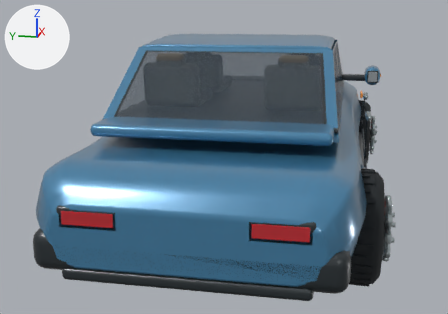
What one commit did to the glTF model ai_builder/static/models/city-sedan-v1.glb.
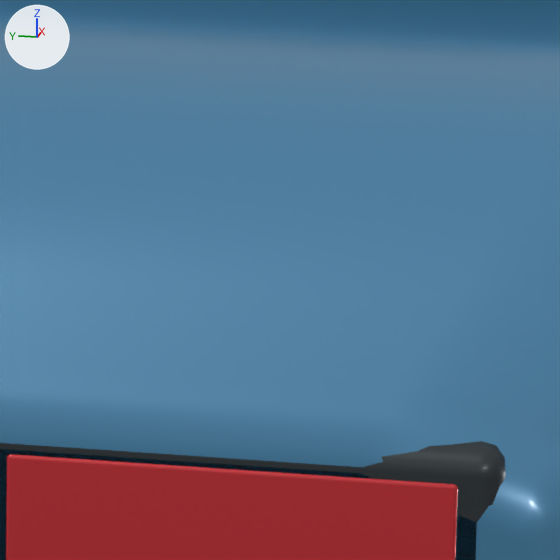
The first picture shows the older version from a 50 mm lens placed at (-5.11, -0.77, 1.73), pointed at (-0.11, 0.23, 0.48). The close-ups show the older and then the newer version on the part from 56% to 72% of the width and 52% to 76% of the height of that picture. Only the edits that show in the close-ups are written down. Lighting does not change. The marker at upper left points along +X, +Y and +Z. Where no turn or scale is listed for an object, it has been applied to the vertices.

Names of what the first close-up shows: 'Adaptive brake light', 'Sculpted one-piece painted body', 'Tail lamp dark surround'.
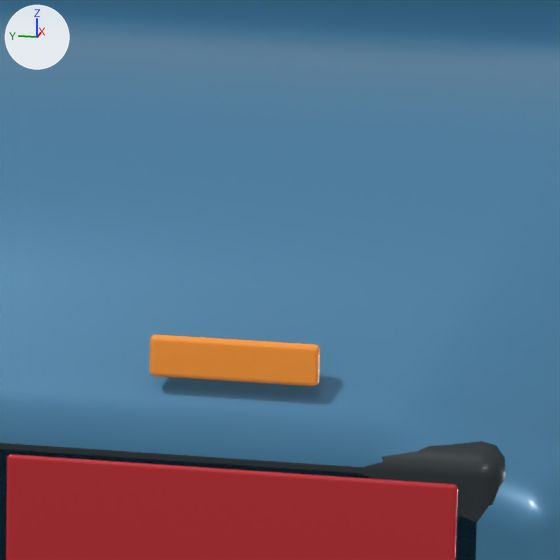
Boxes [x1, y1, x2, y2] around the edits, measured in the close-ups (560 x 560 px):
'Rear turn indicator', added (orange)
    after: [149, 334, 320, 386]

The edits, one by one:
Mesh me_cube_220_1 is new.
It has 96 vertices, 188 faces and spans x -0.0035..0.0035, y -0.0525..0.0525, z -0.0135..0.0135.
It uses material mat_amber_marker_lens (orange #f69535).
Object 'Rear turn indicator' (ob_rear_turn_indicator) is new; it shows me_cube_220_1.
Its location is (-2.316, -0.491, 0.775).
